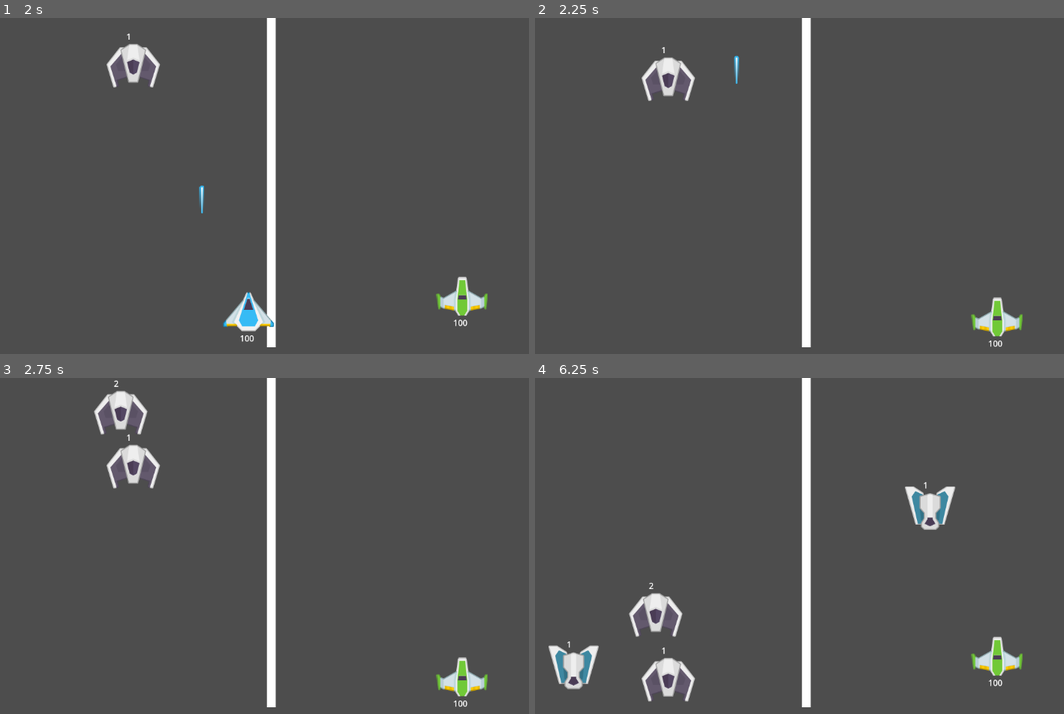
Above: before the commit, frames 1-4 (two rows, left to right).
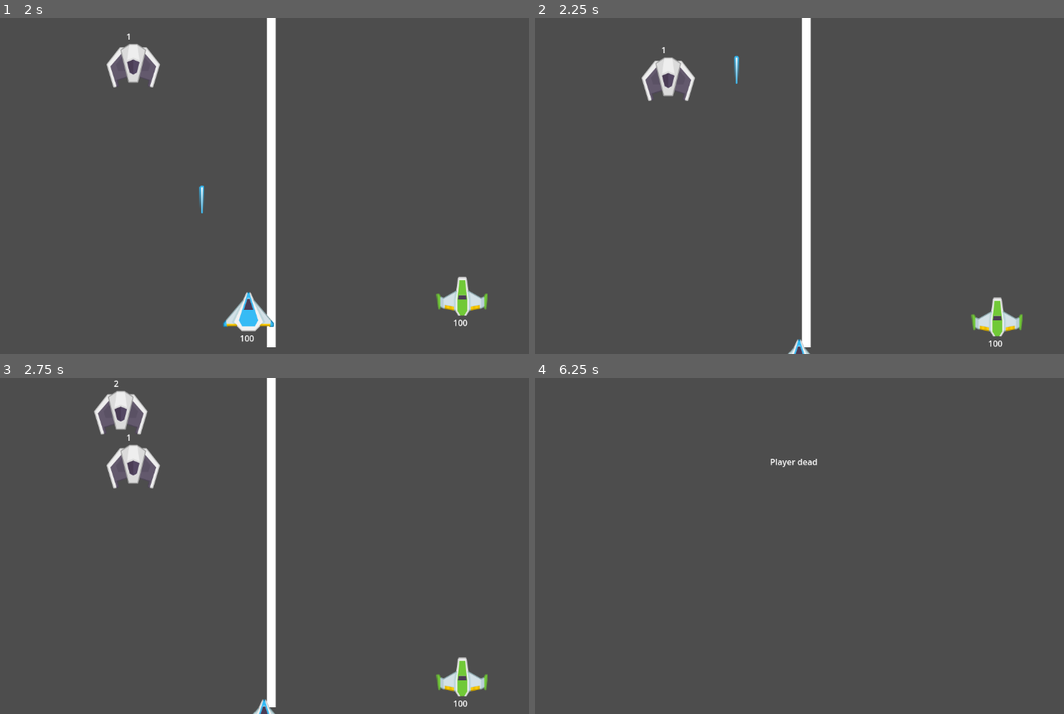
Above: after the commit, the same moments.

Repository: youssefx991/Space-Shooter-Co-op
Game: Godot game, scene res://Main Menu/main_menu.tscn
The game is run twice, just before and just after one commit, with the same random seed, the same clock (stepped at 60 frames per second) and the same inputs.
Inputs:
- Up to frame 1 (2 s): click "Multi Player" at 0.5 s; tap Enter at 1.25 s; hold D (player1_right) from 1.28 s (still down); hold F (player1_shoot) from 1.28 s (still down)
- Up to frame 2 (2.25 s): release D (player1_right) at 2.03 s; release F (player1_shoot) at 2.03 s; hold S (player1_down) from 2.03 s (still down); tap Down (player2_down) at 2.1 s
- Up to frame 3 (2.75 s): keep holding S (player1_down)
- Up to frame 4 (6.25 s): release S (player1_down) at 2.78 s; hold D (player1_right) 2.78-3.53 s; tap Left (player2_left) at 2.85 s; hold W (player1_up) 3.53-4.28 s; tap Right (player2_right) at 3.6 s; hold Keypad 0 (player2_shoot) 4.28-5.03 s; hold A (player1_left) 4.28-5.78 s; tap Up (player2_up) at 5.1 s; hold S (player1_down) from 5.78 s (still down); hold F (player1_shoot) from 5.78 s (still down)

Frame 1 is identical in both runs. In frame 2, less than 0.1% of the frame differs, in the area x 47-53%, y 95-100%; in frame 3, less than 0.1%; in frame 4, 5.6%, in the area x 2-93%, y 0-98%.

Commit message:
Wasted screen

Diff:
--- a/Enemy/enemy.gd
+++ b/Enemy/enemy.gd
@@ -1,6 +1,5 @@
 class_name enemy extends Area2D
 @onready var health_label = $health_label
-
 signal say_entered_land(location)
 @export var SPEED = 100
 @export var health = 100
@@ -28,7 +27,6 @@
 
 
 func _on_visible_on_screen_notifier_2d_screen_exited():
-	print("lol")
 	say_entered_land.emit(global_position)
 	queue_free()
 
--- a/Laser/laser.gd
+++ b/Laser/laser.gd
@@ -1,5 +1,5 @@
 class_name laser extends Area2D
-
+signal player_dead(player_number)
 var SPEED = 1000
 # Called when the node enters the scene tree for the first time.
 func _ready():
@@ -18,6 +18,7 @@
 func _on_body_entered(body):
 	if body is player1:
 		body.die()
+		player_dead.emit(body.player_number)
 
 
 func _on_area_entered(area):
--- a/Player1/player1.gd
+++ b/Player1/player1.gd
@@ -1,6 +1,6 @@
 class_name player1 extends CharacterBody2D
 
-
+signal player_dead(number)
 signal laser_shot(laser_scene, location)
 @export var player_number = 1
 @export var SPEED = 300.0
@@ -47,7 +47,7 @@
 			await get_tree().create_timer(fire_rate).timeout
 			is_shooting = false
 
-
+	global_position = global_position.clamp(Vector2.ZERO, get_viewport_rect().size)
 
 	move_and_slide()
 
@@ -65,3 +65,4 @@
 
 func die():
 	queue_free()
+	player_dead.emit(player_number)
--- /dev/null
+++ b/Wasted Menu/wasted_menu.tscn
@@ -0,0 +1,17 @@
+[gd_scene format=3 uid="uid://d17ony81603j0"]
+
+[node name="Wasted Menu" type="Control"]
+layout_mode = 3
+anchors_preset = 15
+anchor_right = 1.0
+anchor_bottom = 1.0
+grow_horizontal = 2
+grow_vertical = 2
+
+[node name="Label" type="Label" parent="."]
+layout_mode = 0
+offset_left = 459.0
+offset_top = 150.0
+offset_right = 550.0
+offset_bottom = 173.0
+text = "Player dead"
--- a/World/world.gd
+++ b/World/world.gd
@@ -15,6 +15,9 @@
 	player1.laser_shot.connect(_on_player1_laser_shot)
 	player2.laser_shot.connect(_on_player1_laser_shot)
 
+	player1.player_dead.connect(_on_player_dead)
+	player2.player_dead.connect(_on_player_dead)
+
 
 
 # Called every frame. 'delta' is the elapsed time since the previous frame.
@@ -26,14 +29,14 @@
 
 
 func _on_player1_laser_shot(laser_scene, location):
-	print("shooting")
+
 	var laser = laser_scene.instantiate()
 	laser.global_position = location
 	add_child(laser)
 
 
 func _on_enemy_say_entered_land(location):
-	print("Location.x = {} and split.x = {}",location.x, $split_screen_position.global_position.x )
+
 	if location.x < $split_screen_position.global_position.x:
 		if player1 != null:
 			player1.damage()
@@ -50,3 +53,6 @@
 		random_x = randf_range(0, 1152)
 	enemy_to_spawn.global_position = Vector2(random_x, 50)
 	add_child(enemy_to_spawn)
+
+func _on_player_dead(number):
+	get_tree().change_scene_to_file("res://Wasted Menu/wasted_menu.tscn")
--- a/single player world/single_player_world.gd
+++ b/single player world/single_player_world.gd
@@ -4,6 +4,7 @@
 @onready var player1_spawn_position = $player1_spawn_position
 @export var enemy_scenes : Array[PackedScene] = []
 
+var score = 0
 # Called when the node enters the scene tree for the first time.
 func _ready():
 
@@ -13,7 +14,7 @@
 
 	player1.global_position = player1_spawn_position.global_position
 	player1.laser_shot.connect(_on_player1_laser_shot)
-
+	player1.player_dead.connect(_on_player_dead)
 
 
 
@@ -29,7 +30,9 @@
 	print("shooting")
 	var laser = laser_scene.instantiate()
 	laser.global_position = location
+
 	add_child(laser)
+
 
 
 func _on_enemy_say_entered_land(location):
@@ -45,4 +48,10 @@
 	while (random_x == 576):
 		random_x = randf_range(0, 1152)
 	enemy_to_spawn.global_position = Vector2(random_x, 50)
+
 	add_child(enemy_to_spawn)
+
+
+
+func _on_player_dead(number):
+	get_tree().change_scene_to_file("res://Wasted Menu/wasted_menu.tscn")
--- a/single player world/single_player_world.tscn
+++ b/single player world/single_player_world.tscn
@@ -18,4 +18,5 @@
 [node name="EnemySpawnTimer" type="Timer" parent="."]
 autostart = true
 
+[connection signal="player_dead" from="Player1" to="." method="_on_player_1_player_dead"]
 [connection signal="timeout" from="EnemySpawnTimer" to="." method="_on_enemy_spawn_timer_timeout"]
